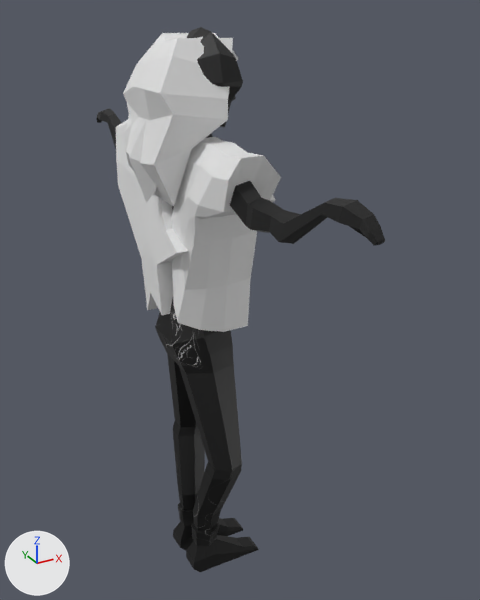
What one commit did to the FBX model 3dmodeller/_3/demondancer.fbx.
Both versions are drawn from a 50 mm camera at (-1.49, -3.38, 3.93) aimed at (0.34, -0.05, 2.26). The axes (+X, +Y, +Z) are drawn at lower left. The lights are the same throughout. Where no turn or scale is listed for an object, it has been applied to the vertices.

The scene before the commit, as lines of its bpy script (objects in view):
```python
me_cube_005 = bpy.data.meshes.new('Cube.005')
me_cube_005.from_pydata(...)  # 660 vertices, 656 faces; spans x -0.12..0.46, y -1.62..1.62, z -3.28..0.26
me_cube_005.materials.append(mat_material)  # picture img_demon2unwrap_png
me_cube_006 = bpy.data.meshes.new('Cube.006')
me_cube_006.from_pydata(...)  # 52 vertices, 50 faces; spans x -0.301..0.299, y -0.266..0.275, z -1.014..-0.161
me_cube_007 = bpy.data.meshes.new('Cube.007')
me_cube_007.from_pydata(...)  # 83 vertices, 83 faces; spans x -0.295..0.218, y -0.349..0.245, z -0.876..0.259
me_cube_008 = bpy.data.meshes.new('Cube.008')
me_cube_008.from_pydata(...)  # 42 vertices, 40 faces; spans x -0.301..0.236, y -0.873..0.237, z -0.826..0.325
me_cube_010 = bpy.data.meshes.new('Cube.010')
me_cube_010.from_pydata(...)  # 88 vertices, 92 faces; spans x -0.558..0.065, y -0.326..0.231, z -0.726..0.127
ob_cube = bpy.data.objects.new('Cube', me_cube_006)
ob_cube.location = (0.0, 0.0, 3.956)
ob_cube_001 = bpy.data.objects.new('Cube.001', me_cube_005)
ob_cube_001.location = (-0.035, 0.0, 3.574)
ob_cube_002 = bpy.data.objects.new('Cube.002', me_cube_007)
ob_cube_002.location = (0.145, -0.299, 3.033)
ob_cube_003 = bpy.data.objects.new('Cube.003', me_cube_008)
ob_cube_003.location = (0.127, 0.62, 3.027)
ob_cube_005 = bpy.data.objects.new('Cube.005', me_cube_010)
ob_cube_005.location = (0.281, 0.048, 3.677)
```
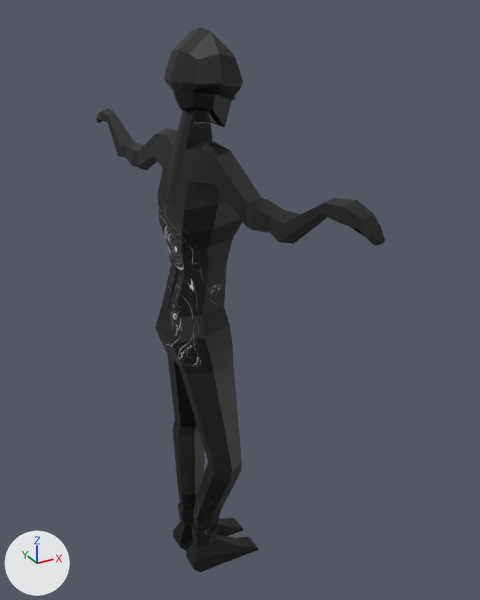
Where the change shows, as pixel boxes [x1, y1, x2, y2] in the pictures (480 x 600 px):
'Cube.002', deleted
    before: [171, 137, 281, 332]
'Cube.005', deleted
    before: [123, 33, 238, 207]
'Cube.003', deleted
    before: [116, 120, 188, 315]
'Cube', deleted
    before: [129, 37, 203, 203]

Patch to the scene script:
```diff
--- a/3dmodeller/_3/demondancer.fbx.py
+++ b/3dmodeller/_3/demondancer.fbx.py
@@ ob_cube @@
-ob_cube = bpy.data.objects.new('Cube', me_cube_006)
-ob_cube.location = (0.0, 0.0, 3.956)
@@ ob_cube_002 @@
-ob_cube_002 = bpy.data.objects.new('Cube.002', me_cube_007)
-ob_cube_002.location = (0.145, -0.299, 3.033)
@@ ob_cube_005 @@
-ob_cube_005 = bpy.data.objects.new('Cube.005', me_cube_010)
-ob_cube_005.location = (0.281, 0.048, 3.677)
@@ ob_cube_003 @@
-ob_cube_003 = bpy.data.objects.new('Cube.003', me_cube_008)
-ob_cube_003.location = (0.127, 0.62, 3.027)
```
